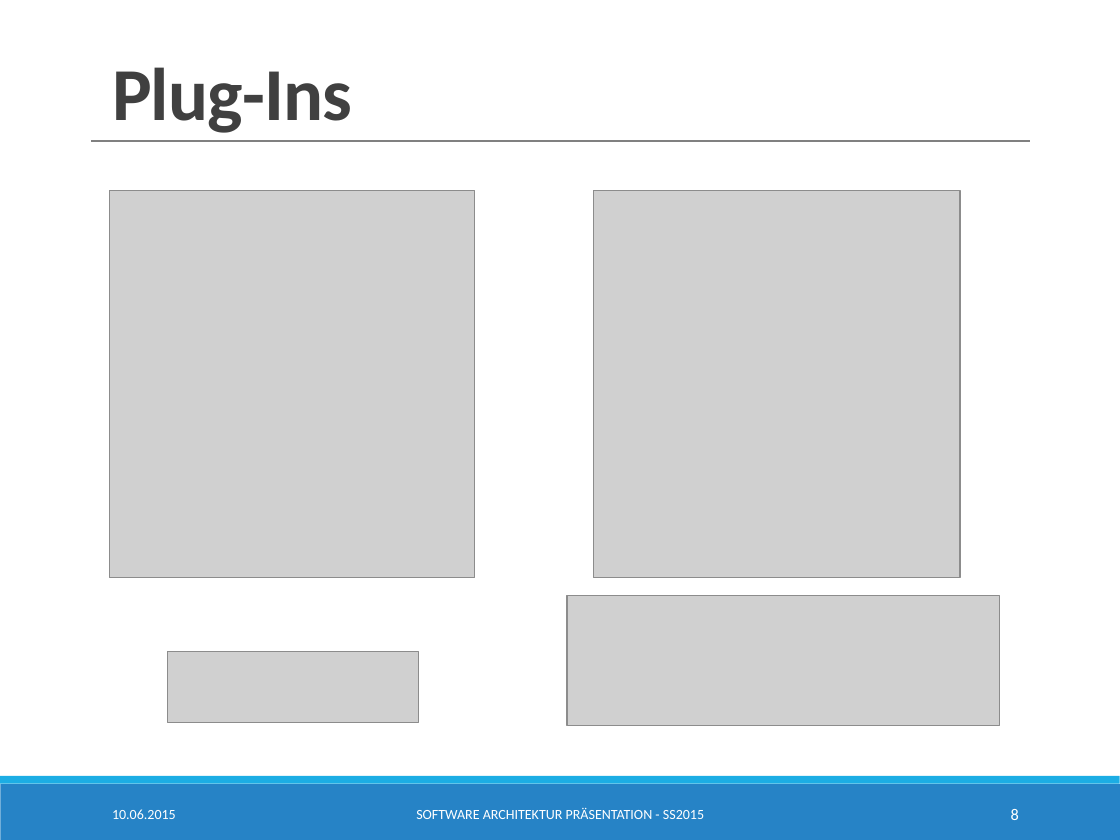
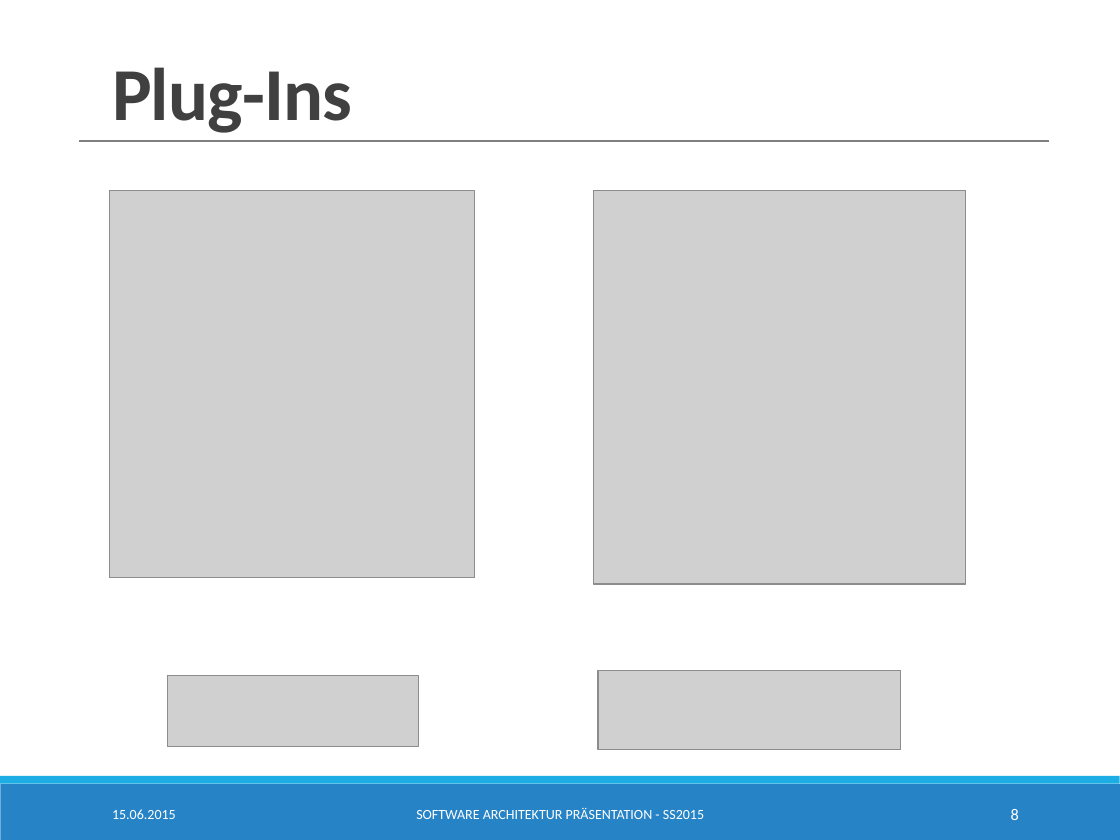
Before and after one commit to SimonBraun/de.htwg.se.mastermind, a slide deck: slide 8 of de.htwg.se.mastermind/Presentation.pptx. Drawn at 1120x840 pixels with LibreOffice and Linux fonts; fonts in the diff are those of the drawing; grey boxes stand for pictures. Boxes give left, top, right and bottom in pixels: in the first picture for what was removed or moved away, otherwise in the second. Text is boxed around its words. In the diff, an @@ line names an element or a change of style, - is before the commit and + after.

```diff
--- a/de.htwg.se.mastermind/Presentation.pptx
+++ b/de.htwg.se.mastermind/Presentation.pptx
@@ line moved from (91, 141) - (1030, 141) to (80, 141) - (1048, 141) @@
@@ picture: place and size @@
-picture at <box>594,190,961,578</box>
+picture at <box>594,190,967,584</box>
@@ picture removed at <box>567,596,999,726</box> @@
@@ picture: place and size @@
-picture at <box>167,652,418,724</box>
+picture at <box>167,675,418,747</box>
@@ picture added at <box>598,671,900,750</box> @@
@@ text at <box>112,809,176,819</box>: text changed @@
-10.06.2015
+15.06.2015
```
Also in this commit, not shown: 10 other slides changed, 1 slide added, 10 other files.
